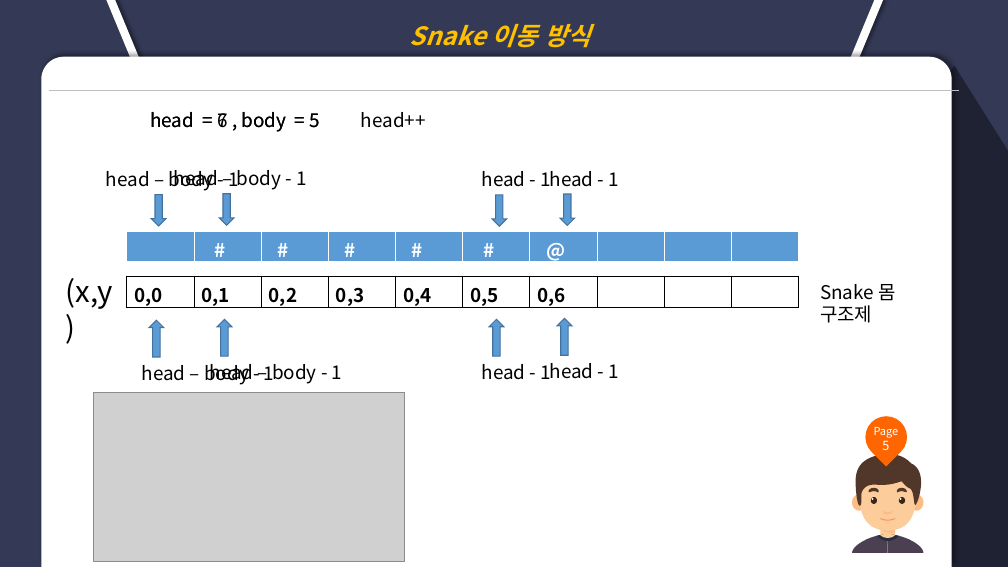
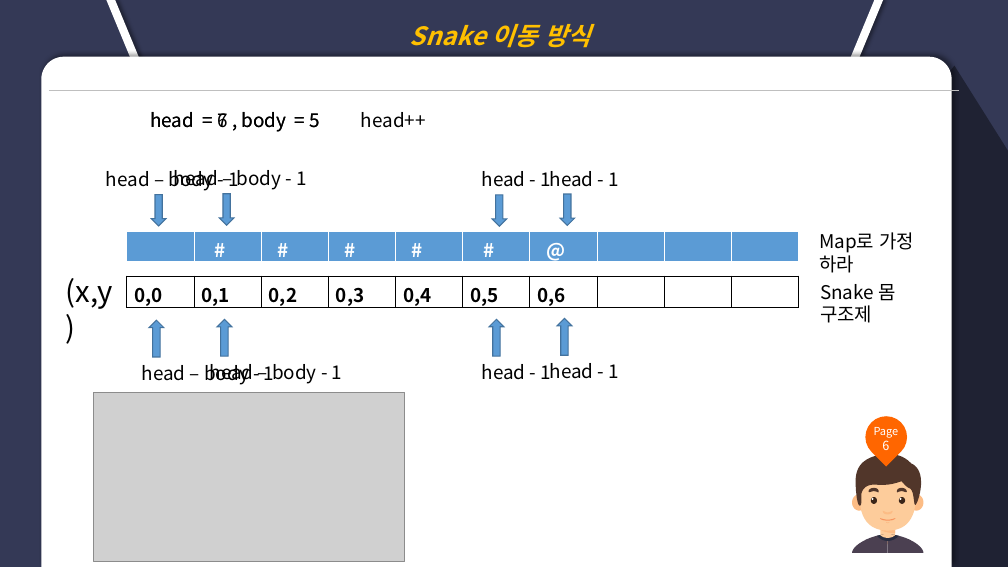
Before and after one commit to chenzijian0/Linux_SnakeGame, a slide deck: slide 13 of Snake_game.pptx (slide 11 before the commit). Drawn at 1008x567 pixels with LibreOffice and Linux fonts; fonts in the diff are those of the drawing; grey boxes stand for pictures. Boxes give left, top, right and bottom in pixels: in the first picture for what was removed or moved away, otherwise in the second. Text is boxed around its words. In the diff, an @@ line names an element or a change of style, - is before the commit and + after.

```diff
--- a/Snake_game.pptx
+++ b/Snake_game.pptx
@@ text added at bbox=[819, 232, 915, 273], 18 pt, text #000000 @@
+Map로 가정 하라
@@ text at bbox=[882, 437, 889, 450]: text changed @@
-5
+6
```
Also in this commit, not shown: 8 other slides changed, 3 slides added, 5 other files.
